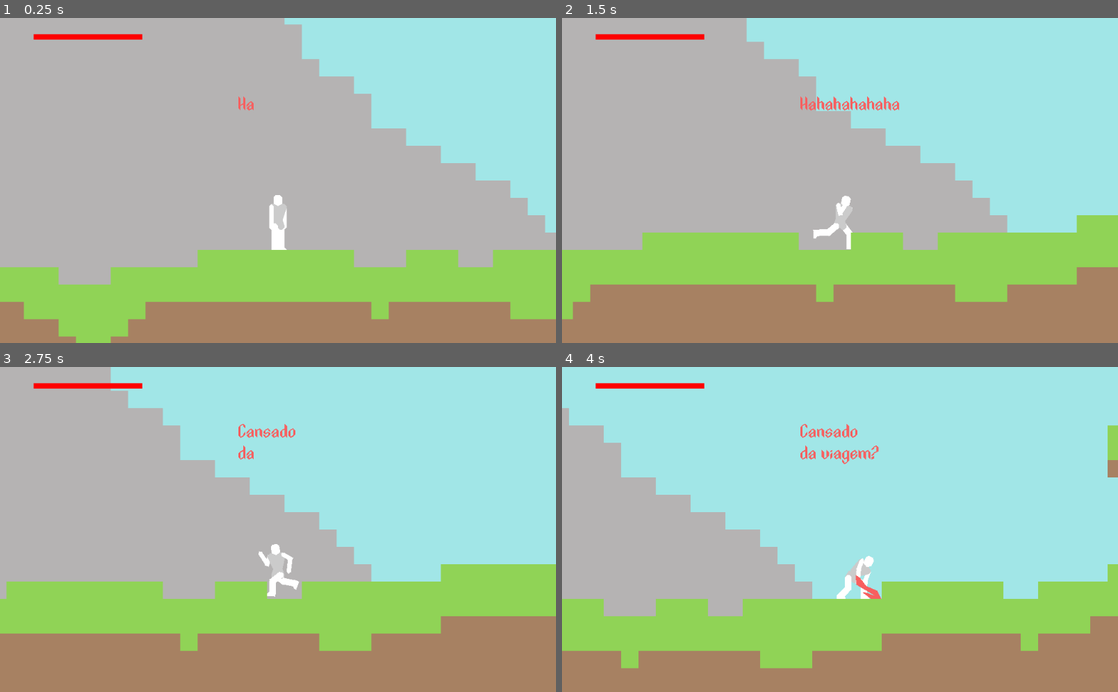
Above: before the commit, frames 1-4 (two rows, left to right).
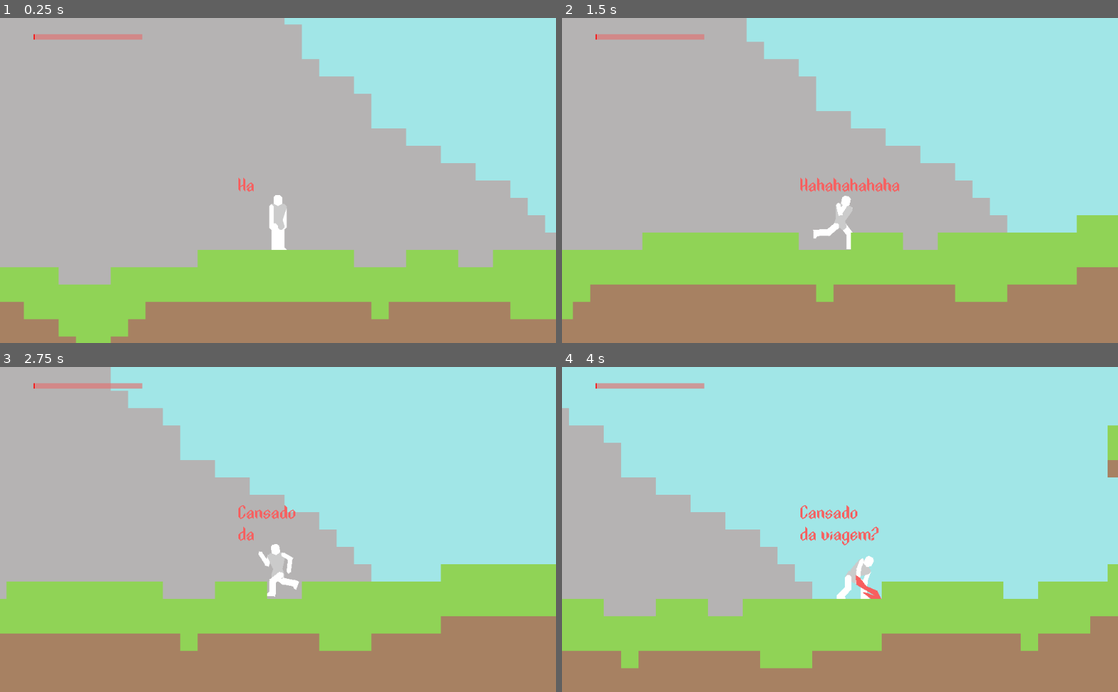
Above: after the commit, the same moments.

Repository: DarknessCatt/Lost-Soul
Game: Godot game, scene res://Maps/Prototype_Mountain/Prototype_Mountain.tscn
Same seed, same stepped clock (60 frames per second), same inputs: the game is played once before the commit and once after it. The project has no main scene, so this scene is started directly.
Inputs:
- Up to frame 1 (0.25 s): no input
- Up to frame 2 (1.5 s): hold C (hero_attack) 0.53-1.28 s; hold Right (hero_right) from 0.53 s (still down); tap Z (hero_jump) at 0.77 s; tap D (hero_heart) at 1.35 s
- Up to frame 3 (2.75 s): tap Z (hero_jump) at 1.52 s; release Right (hero_right) at 2.03 s; hold Left (hero_left) from 2.03 s (still down); hold C (hero_attack) from 2.03 s (still down)
- Up to frame 4 (4 s): release Left (hero_left) at 2.78 s; release C (hero_attack) at 2.78 s; hold Right (hero_right) from 2.78 s (still down); tap D (hero_heart) at 2.85 s; tap Z (hero_jump) at 3.02, 3.77 s; hold C (hero_attack) from 3.53 s (still down)

The runs differ from the first frame. In frame 1, 0.4% of the frame differs, in the area x 6-46%, y 4-54%; in frame 2, 1.0%; in frame 3, 0.8%; in frame 4, 1.2%, in the area x 6-57%, y 4-55%.

Commit message:
Checkpoint Tutorial

Diff:
--- a/Lost_Soul/Entities/Hero/Hero.gd
+++ b/Lost_Soul/Entities/Hero/Hero.gd
@@ -5,7 +5,7 @@
 
 #Attributes
 var max_health : int = 100
-var health : int = max_health
+var health : int = 1 #max_health
 
 var max_crystal_heart : int = 0
 var crystal_heart : int = max_crystal_heart
--- a/Lost_Soul/Maps/Prototype_Mountain/Prototype_Mountain.gd
+++ b/Lost_Soul/Maps/Prototype_Mountain/Prototype_Mountain.gd
@@ -18,7 +18,7 @@
 		enemy._respawn()
 	$Hazards/Arena._restart()
 
-var attack_dialogue : Array = ["Seu corpo ainda\nesta fraco.",
+var attack_dialogue : Array = ["Teu corpo ainda\nesta fraco.",
 							  "Eu irei te\nconceder um pouco\ndo meu poder.",
 							  ""]
 
@@ -27,3 +27,13 @@
 	$Hero/Camera2D/Chaos.begin()
 	$Events/Attacking_Tutorial.call_deferred("set", "monitoring", false)
 	$Cutscene.play("Attack_Tutorial")
+
+var checkpoint_dialogue : Array = ["Ha um altar\nproximo.",
+								 "Encoste nele...",
+								 "Eu posso manipular\nas suas energias.",
+								 ""]
+
+func _on_Checkpoint_Tutorial_entered(body):
+	$Hero/Camera2D/Chaos.change_dialogue(checkpoint_dialogue)
+	$Hero/Camera2D/Chaos.begin()
+	$Events/Checkpoint_Tutorial.call_deferred("set", "monitoring", false)
--- a/Lost_Soul/Maps/Prototype_Mountain/Prototype_Mountain.tscn
+++ b/Lost_Soul/Maps/Prototype_Mountain/Prototype_Mountain.tscn
@@ -17,7 +17,7 @@
 
 [sub_resource type="Animation" id=5]
 resource_name = "Attack_Tutorial"
-length = 8.0
+length = 9.0
 tracks/0/type = "value"
 tracks/0/path = NodePath("Hero/Camera2D:zoom")
 tracks/0/interp = 1
@@ -25,7 +25,7 @@
 tracks/0/imported = false
 tracks/0/enabled = true
 tracks/0/keys = {
-"times": PoolRealArray( 0, 7.2, 7.3 ),
+"times": PoolRealArray( 0, 8.2, 8.3 ),
 "transitions": PoolRealArray( 1, 1, 1 ),
 "update": 0,
 "values": [ Vector2( 1, 1 ), Vector2( 0.4, 0.4 ), Vector2( 1, 1 ) ]
@@ -37,7 +37,7 @@
 tracks/1/imported = false
 tracks/1/enabled = true
 tracks/1/keys = {
-"times": PoolRealArray( 0, 7.2, 7.3 ),
+"times": PoolRealArray( 0, 8.2, 8.3 ),
 "transitions": PoolRealArray( 1, 1, 1 ),
 "update": 0,
 "values": [ Vector2( 0, -75 ), Vector2( 0, -25 ), Vector2( 0, -75 ) ]
@@ -49,7 +49,7 @@
 tracks/2/imported = false
 tracks/2/enabled = true
 tracks/2/keys = {
-"times": PoolRealArray( 0, 7.3, 7.4, 8 ),
+"times": PoolRealArray( 0, 8.3, 8.4, 9 ),
 "transitions": PoolRealArray( 1, 1, 1, 1 ),
 "update": 1,
 "values": [ true, true, false, false ]
@@ -61,7 +61,7 @@
 tracks/3/imported = false
 tracks/3/enabled = true
 tracks/3/keys = {
-"times": PoolRealArray( 0, 0.1, 6.1 ),
+"times": PoolRealArray( 0, 0.1, 7.1 ),
 "transitions": PoolRealArray( 1, 1, 1 ),
 "values": [ {
 "args": [ "Rest" ],
@@ -81,10 +81,10 @@
 tracks/4/imported = false
 tracks/4/enabled = true
 tracks/4/keys = {
-"times": PoolRealArray( 0, 7.2, 8 ),
-"transitions": PoolRealArray( 1, 1, 1 ),
-"update": 0,
-"values": [ Vector2( 48.1553, -31.9014 ), Vector2( 30, -40 ), Vector2( -73, -200 ) ]
+"times": PoolRealArray( 0, 8.2, 9 ),
+"transitions": PoolRealArray( 1, 1, 1 ),
+"update": 0,
+"values": [ Vector2( 48.1553, -31.9014 ), Vector2( 30, -40 ), Vector2( -70, -70 ) ]
 }
 tracks/5/type = "value"
 tracks/5/path = NodePath("Events/Attacking_Tutorial/Tutorial:visible")
@@ -93,7 +93,7 @@
 tracks/5/imported = false
 tracks/5/enabled = true
 tracks/5/keys = {
-"times": PoolRealArray( 0, 7.1, 7.2, 8 ),
+"times": PoolRealArray( 0, 8.1, 8.2, 9 ),
 "transitions": PoolRealArray( 1, 1, 1, 1 ),
 "update": 1,
 "values": [ false, false, true, true ]
@@ -162,7 +162,7 @@
 "times": PoolRealArray( 0, 1.9, 2.1, 4.3, 4.5, 8.5, 8.6, 12.2, 12.4 ),
 "transitions": PoolRealArray( 1, 1, 1, 1, 1, 1, 1, 1, 1 ),
 "update": 0,
-"values": [ Vector2( 44.0479, -87.8203 ), Vector2( 44.0479, -87.8203 ), Vector2( 0, -53.125 ), Vector2( 0, -53.125 ), Vector2( -141.364, -74.4722 ), Vector2( -141.364, -74.4722 ), Vector2( 67.999, -101.791 ), Vector2( 67.999, -101.791 ), Vector2( -73, -200 ) ]
+"values": [ Vector2( 44.0479, -87.8203 ), Vector2( 44.0479, -87.8203 ), Vector2( 0, -53.125 ), Vector2( 0, -53.125 ), Vector2( -141.364, -74.4722 ), Vector2( -141.364, -74.4722 ), Vector2( 67.999, -101.791 ), Vector2( 67.999, -101.791 ), Vector2( -73, -50 ) ]
 }
 
 [sub_resource type="StyleBoxFlat" id=2]
@@ -174,6 +174,9 @@
 
 [sub_resource type="RectangleShape2D" id=4]
 extents = Vector2( 34.7859, 83.0082 )
+
+[sub_resource type="RectangleShape2D" id=6]
+extents = Vector2( 23.5264, 149.839 )
 
 [node name="Prototype_Mountain" type="Node2D"]
 script = ExtResource( 7 )
@@ -242,9 +245,9 @@
 
 [node name="Chaos" parent="Hero/Camera2D" instance=ExtResource( 13 )]
 margin_left = -73.0
-margin_top = -200.0
+margin_top = -50.0
 margin_right = 1392.0
-margin_bottom = 679.0
+margin_bottom = 829.0
 custom_fonts/font = SubResource( 3 )
 custom_colors/font_color = Color( 0.976471, 0.376471, 0.376471, 1 )
 Letter_Delay = 0.07
@@ -321,6 +324,14 @@
 text = "C
 para atacar."
 script = null
+
+[node name="Checkpoint_Tutorial" type="Area2D" parent="Events"]
+position = Vector2( -681.417, 616.155 )
+monitorable = false
+collision_layer = 0
+
+[node name="Trigger_Area" type="CollisionShape2D" parent="Events/Checkpoint_Tutorial"]
+shape = SubResource( 6 )
 [connection signal="timeout" from="respawn_timer" to="." method="respawn"]
 [connection signal="checkpoint_reached" from="Props/Checkpoint" to="." method="_on_Checkpoint_checkpoint_reached"]
 [connection signal="dead" from="Hero" to="." method="_hero_died"]
@@ -329,5 +340,6 @@
 [connection signal="alert" from="Enemies/Enemy2" to="Enemies/Enemy3" method="_on_Player_Detected"]
 [connection signal="dead" from="Enemies/Boss" to="Hazards/Arena" method="_ended"]
 [connection signal="body_entered" from="Events/Attacking_Tutorial" to="." method="_on_Attacking_Tutorial_entered"]
+[connection signal="body_entered" from="Events/Checkpoint_Tutorial" to="." method="_on_Checkpoint_Tutorial_entered"]
 
 [editable path="Hazards/Arena"]
Not shown: 1 places in Lost_Soul/Maps/Prototype_Mountain/Prototype_Mountain.tscn that only renumber resources
